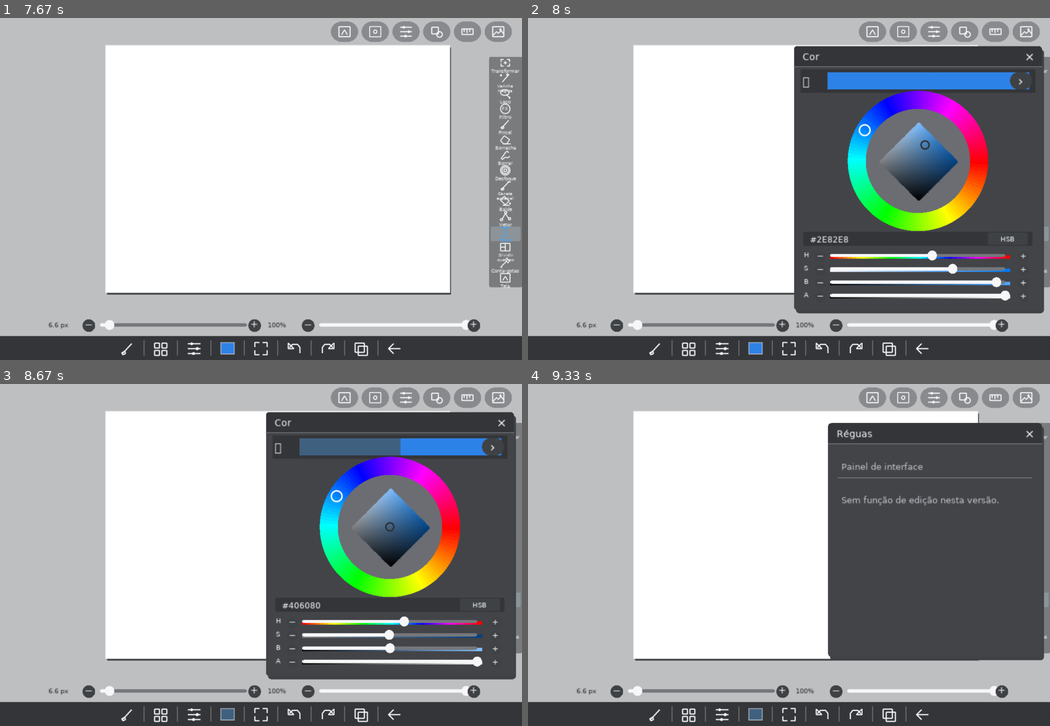
Above: before the commit, frames 1-4 (two rows, left to right).
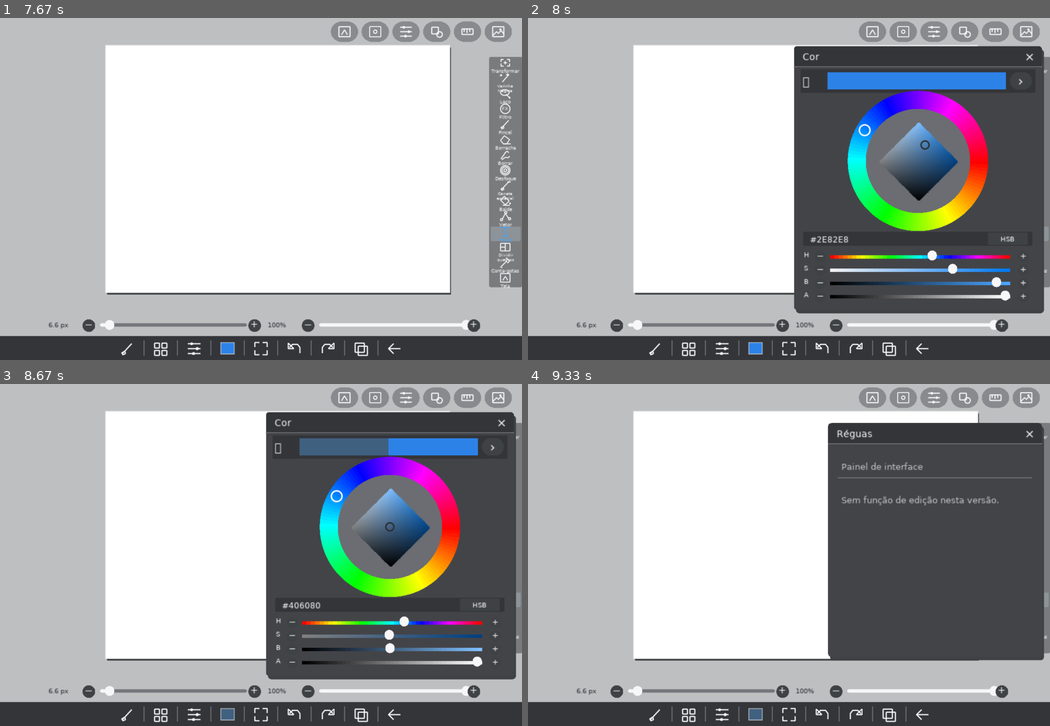
Above: after the commit, the same moments.

Repository: SrTristeSad/Ibis-Lua
Game: LÖVE game, started from main.lua
Two runs of this game, one before a commit and one after it. Both use one fixed random seed, a clock stepped at 60 frames per second and the inputs below.
Inputs (mouse positions are in pixels of both pictures, inside the frame that each line leads up to):
- Up to frame 1 (7.67 s): click (506, 31) at 0.38 s; tap Enter at 0.67 s; press the mouse at (261, 124) at 1.03 s; move the mouse to (271, 106) at 1.13 s; release the mouse at (287, 86) at 1.27 s; press the mouse at (156, 346) at 1.37 s; move the mouse to (193, 274) at 1.47 s; release the mouse at (229, 206) at 1.6 s; press the mouse at (88, 346) at 1.7 s; move the mouse to (219, 219) at 1.8 s; release the mouse at (354, 93) at 1.93 s; press the mouse at (354, 281) at 2.03 s; move the mouse to (245, 298) at 2.13 s; release the mouse at (135, 318) at 2.27 s; press the mouse at (88, 346) at 2.37 s; move the mouse to (78, 250) at 2.47 s; release the mouse at (67, 154) at 2.6 s; press the mouse at (31, 28) at 2.7 s; move the mouse to (83, 168) at 2.8 s; release the mouse at (140, 305) at 2.93 s; press the mouse at (31, 28) at 3.03 s; move the mouse to (187, 52) at 3.13 s; release the mouse at (349, 76) at 3.27 s; click (151, 202) at 3.38 s; press the mouse at (490, 346) at 3.7 s; move the mouse to (459, 295) at 3.8 s; release the mouse at (422, 240) at 3.93 s; press the mouse at (120, 346) at 4.03 s; move the mouse to (271, 315) at 4.13 s; release the mouse at (417, 284) at 4.27 s; press the mouse at (156, 346) at 4.37 s; move the mouse to (234, 332) at 4.47 s; release the mouse at (318, 315) at 4.6 s; press the mouse at (490, 346) at 4.7 s; move the mouse to (375, 281) at 4.8 s; release the mouse at (261, 216) at 4.93 s; press the mouse at (15, 346) at 5.03 s; move the mouse to (167, 305) at 5.13 s; release the mouse at (313, 267) at 5.27 s; click "OK" at 5.38 s; click (360, 346) at 5.72 s; press the mouse at (490, 110) at 6.03 s; move the mouse to (469, 100) at 6.13 s; release the mouse at (454, 89) at 6.27 s; press the mouse at (417, 247) at 6.37 s; move the mouse to (307, 243) at 6.47 s; release the mouse at (198, 240) at 6.6 s; press the mouse at (88, 325) at 6.7 s; move the mouse to (198, 308) at 6.8 s; release the mouse at (307, 295) at 6.93 s; press the mouse at (161, 346) at 7.03 s; move the mouse to (161, 253) at 7.13 s; release the mouse at (156, 161) at 7.27 s; click (167, 243) at 7.38 s
- Up to frame 2 (8 s): press the mouse at (752, 346) at 7.7 s; move the mouse to (783, 312) at 7.8 s; release the mouse at (809, 274) at 7.93 s
- Up to frame 3 (8.67 s): press the mouse at (391, 527) at 8.03 s; move the mouse to (334, 510) at 8.13 s; release the mouse at (276, 496) at 8.27 s
- Up to frame 4 (9.33 s): press the mouse at (856, 712) at 8.87 s; move the mouse to (726, 602) at 8.97 s; release the mouse at (601, 493) at 9.1 s; press the mouse at (992, 397) at 9.2 s; move the mouse to (893, 486) at 9.3 s

Frame 1 is identical in both runs. In frame 2, 1.4% of the frame differs, in the area x 57-97%, y 15-82%; in frame 3, 1.6%; in frame 4, nothing differs.

Commit message:
fix: preservar gradiente nas barras HSB/RGB e separar amostras do botao de paleta

Diff:
--- a/main.lua
+++ b/main.lua
@@ -531,7 +531,7 @@
   local rgb=S.colorValue
   S.previousColor=S.previousColor or {rgb[1],rgb[2],rgb[3]}
   UI.rect(x,p.y+35,w,35,'toolbar',1)
-  local previewW=(w-49)/2
+  local previewW=(w-84)/2
   UI.rect(x+40,p.y+39,previewW,26,rgb,1)
   UI.rect(x+40+previewW,p.y+39,previewW,26,S.previousColor,1)
   UI.text('◀',x+3,p.y+43,17,'white')
@@ -689,7 +689,7 @@
           rgb[1],rgb[2],rgb[3])
       end
       S.colorValue=hsv(S.hue,S.saturation,S.brightness)
-    end,{track='line',fill='white'})
+    end,{noTrack=true})
     UI.rect(x+w-26,sy+1,17,17,'dark',9)
     UI.text('+',x+w-26,sy,12,'white','center',17)
     UI.hit({x=x+w-26,y=sy+1,w=17,h=17},function()
